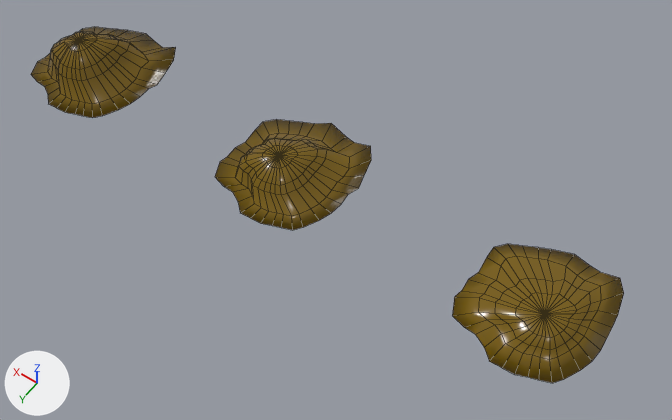
The Blender file Assets/Character/IckPuddle.blend, before and after one commit.
Both versions are drawn from a 50 mm lens placed at (-1.35, 5.65, 8.61), pointed at (2.65, 0.05, -0.19). Every picture has the same lights, and +X, +Y and +Z are marked at lower left. Mesh edges are drawn as thin lines.

Before the edit, the objects in view are built like this:
```python
me_circle = bpy.data.meshes.new('Circle')
me_circle.from_pydata(...)  # 129 vertices, 129 faces; spans x -0.77..0.83, y -0.91..0.84, z -0.05..0.19
me_circle.polygons.foreach_set('use_smooth', [True] * 129)
me_circle.materials.append(mat_material_001)  # dark yellow #785c00
me_circle_002 = bpy.data.meshes.new('Circle.002')
me_circle_002.from_pydata(...)  # 161 vertices, 161 faces; spans x -0.8..0.83, y -0.96..0.82, z -0.08..0.37
me_circle_002.polygons.foreach_set('use_smooth', [True] * 161)
me_circle_002.materials.append(mat_material_002)  # dark yellow #785c00
me_circle_003 = bpy.data.meshes.new('Circle.003')
me_circle_003.from_pydata(...)  # 161 vertices, 161 faces; spans x -0.8..0.83, y -0.94..0.82, z -0.17..0.48
me_circle_003.polygons.foreach_set('use_smooth', [True] * 161)
me_circle_003.materials.append(mat_material_002)  # dark yellow #785c00
ob_ick1 = bpy.data.objects.new('Ick1', me_circle)
ob_ick1.location = (0.0, 0.0, 0.0)
ob_ick2 = bpy.data.objects.new('Ick2', me_circle_002)
ob_ick2.location = (3.372, 0.0, 0.0)
ob_ick3 = bpy.data.objects.new('Ick3', me_circle_003)
ob_ick3.location = (6.614, 0.0, 0.0)
```
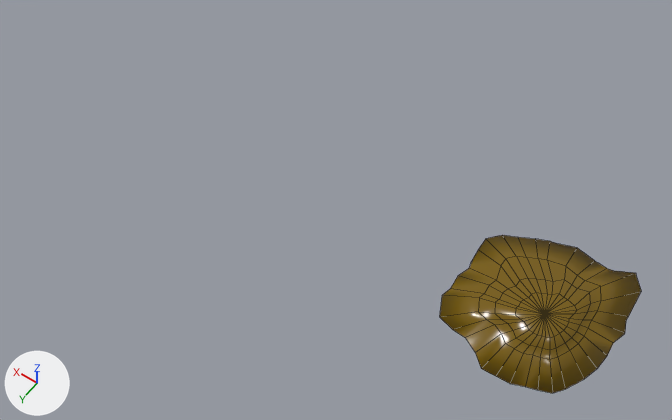
Commit message: Flat-bottomed icks you make the gaming world go round.

The change, as a list of edits to the scene's bpy script:
```text
Change me_circle:
    used by ob_ick1; location = (0.0, 0.0, 0.0)
    remove me_circle.from_pydata(...)  # 129 vertices, 129 faces; spans x -0.77..0.83, y -0.91..0.84, z -0.05..0.19
    add me_circle.from_pydata(...)  # 138 vertices, 129 faces; spans x -0.89..0.94, y -1.07..0.98, z -0.03..0.19
    me_circle part 1
    10 faces are deleted
    32 vertices move from x -0.77..0.83, y -0.91..0.84, z -0.05..-0.03 to x -0.89..0.94, y -1.07..0.98, z -0.03
    9 vertices are added at x -0.89..0.91, y -1.05..-0.13, z -0.03
    9 new faces join them, smooth
    1 new face joins them
Remove ob_ick2:
    ob_ick2 = bpy.data.objects.new('Ick2', me_circle_002)
    ob_ick2.location = (3.372, 0.0, 0.0)
Remove ob_ick3:
    ob_ick3 = bpy.data.objects.new('Ick3', me_circle_003)
    ob_ick3.location = (6.614, 0.0, 0.0)
```

Changed parts and their boxes (x1, y1, x2, y2) in the pictures (672 x 420 px):
'Ick1', reshaped (17% wider, 14% taller): before (452, 244, 624, 383); after (440, 235, 641, 393)
'Ick2', deleted: before (215, 119, 371, 230)
'Ick3', deleted: before (31, 27, 176, 118)
